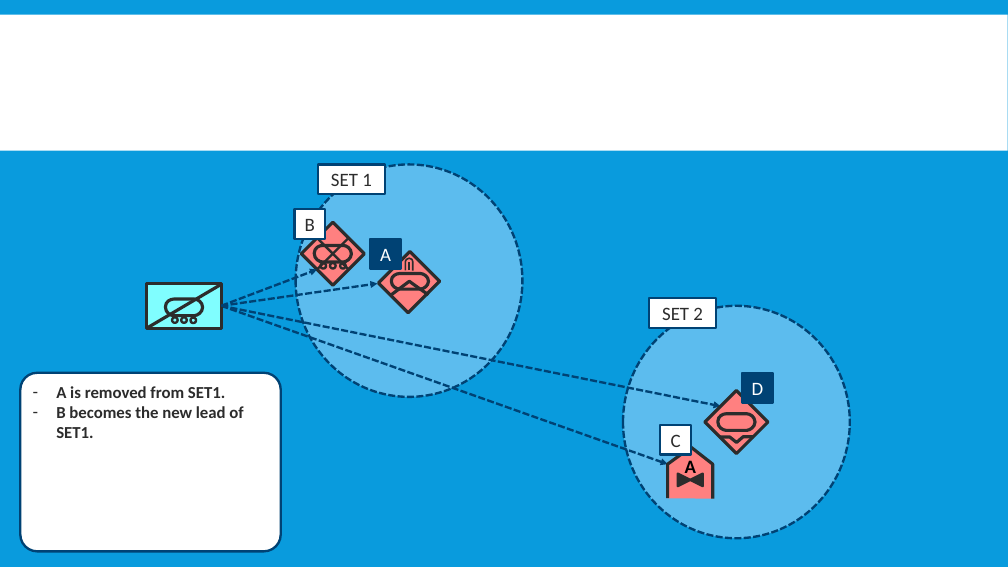
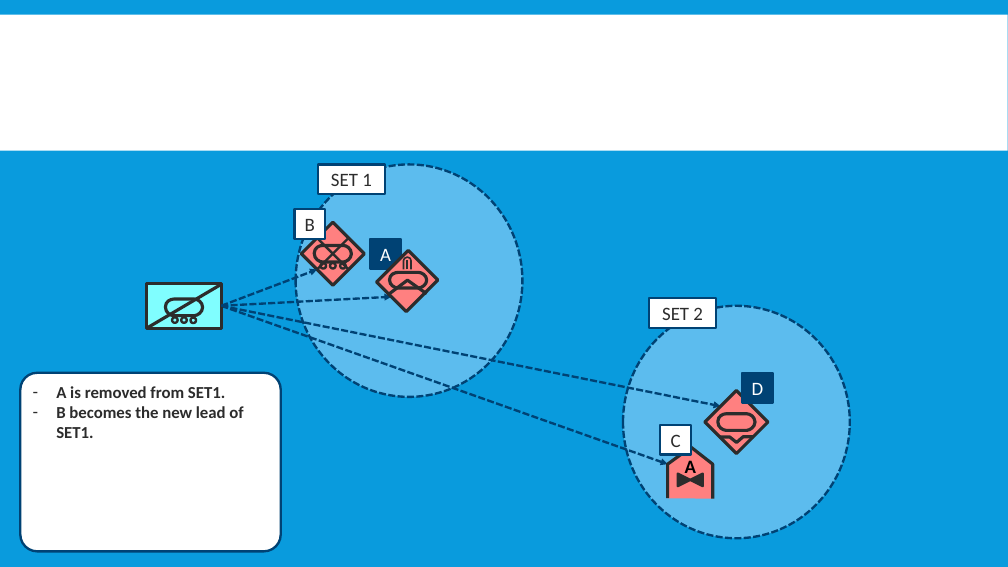
Before and after one commit to FlightControl-Master/MOOSE, a slide deck: slide 14 of Moose Training/Presentations/DCS World - MOOSE - Detection - Part 1 - Explanation.pptx. Drawn at 1008x567 pixels with LibreOffice and Linux fonts; fonts in the diff are those of the drawing; background and template pictures are left out. Boxes give left, top, right and bottom in pixels: in the first picture for what was removed or moved away, otherwise in the second. Text is boxed around its words. In the diff, an @@ line names an element or a change of style, - is before the commit and + after.

```diff
--- a/Moose Training/Presentations/DCS World - MOOSE - Detection - Part 1 - Explanation.pptx
+++ b/Moose Training/Presentations/DCS World - MOOSE - Detection - Part 1 - Explanation.pptx
@@ arrow moved from (222, 306) - (377, 284) to (222, 306) - (392, 297) @@
@@ outline redrawn in 3 elements at (x1=389, y1=281, x2=426, y2=294), (x1=403, y1=257, x2=411, y2=269), (x1=389, y1=272, x2=426, y2=288) @@
```
Also in this commit, not shown: 2 other slides changed.
